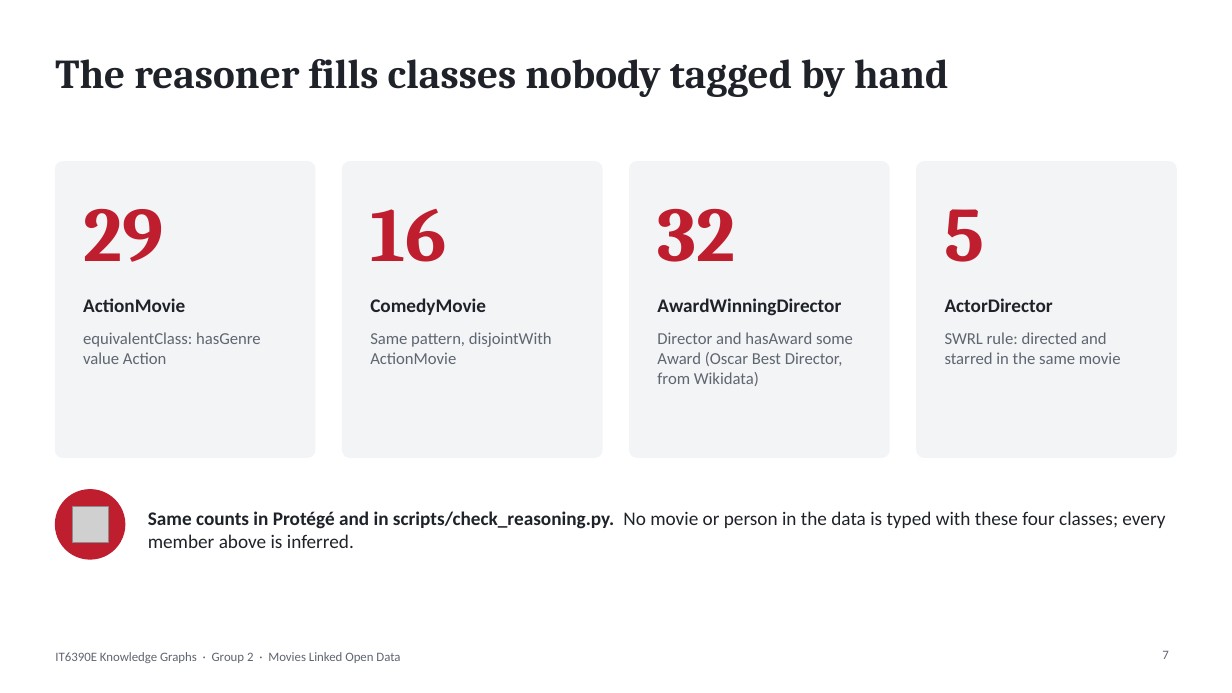
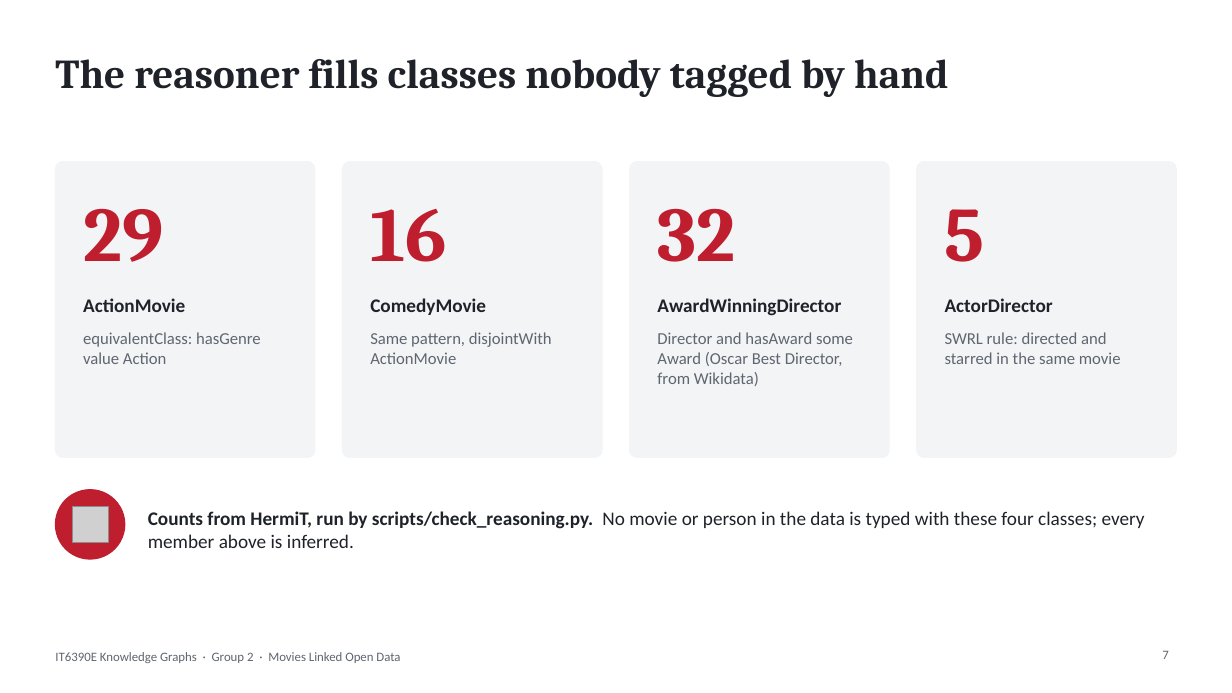
Before and after one commit to minhdo2207/it6390e-lod-capstone, a slide deck: slide 7 of slides/Group2_Capstone_Slides.pptx. Drawn at 1232x693 pixels with LibreOffice and Linux fonts; fonts in the diff are those of the drawing; grey boxes stand for pictures; background and template pictures are left out. Boxes give left, top, right and bottom in pixels: in the first picture for what was removed or moved away, otherwise in the second. Text is boxed around its words. In the diff, an @@ line names an element or a change of style, - is before the commit and + after.

```diff
--- a/slides/Group2_Capstone_Slides.pptx
+++ b/slides/Group2_Capstone_Slides.pptx
@@ text at [148, 511, 1145, 548]: text changed @@
-Same counts in Protégé and in scripts/check_reasoning.py. No movie or person in the data is typed with these four classes; every member above is inferred.
+Counts from HermiT, run by scripts/check_reasoning.py. No movie or person in the data is typed with these four classes; every member above is inferred.
```
Also in this commit, not shown: 6 other slides changed, 1 other file.
